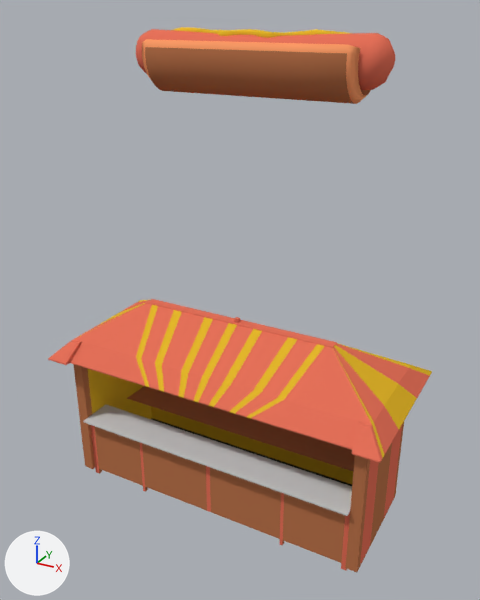
One commit to the Blender file bjm-game/Assets/Models/Hootersbar/hootersbar.blend: the scene before it, then after it.
The view is the same before and after, from a 50 mm camera at (1.95, -3.11, 3.24) aimed at (0.03, 0.37, 1.5). Arrows for +X, +Y and +Z are at lower left; the lights stay in place.

Script lines for the objects in view, before the commit:
```python
ob_cylinder = bpy.data.objects.new('Cylinder', me_cylinder)
ob_cylinder.location = (0.085, 0.459, 3.036)
ob_cylinder.rotation_euler = (1.571, 0.0, 1.571)  # degrees (90, 0, 90)
ob_cylinder.scale = (0.147, 0.147, 0.722)
ob_cylinder_001 = bpy.data.objects.new('Cylinder.001', me_cylinder_001)
ob_cylinder_001.location = (0.085, -0.259, 2.87)
ob_cylinder_001.rotation_euler = (0.0, 1.571, 0.0)  # degrees (0, 90, 0)
ob_cylinder_001.scale = (0.438, 0.438, 0.621)
ob_cylinder_002 = bpy.data.objects.new('Cylinder.002', me_cylinder_002)
ob_cylinder_002.location = (0.349, 0.424, 3.121)
ob_cylinder_002.rotation_euler = (0.0, 1.571, 0.0)  # degrees (0, 90, 0)
ob_cylinder_002.scale = (0.0325, 0.0325, 0.0325)
ob_plane_001 = bpy.data.objects.new('Plane.001', me_plane_001)
ob_plane_001.location = (0.0, 0.382, 0.442)
ob_plane_001.scale = (0.778, 0.232, 1.0)
```
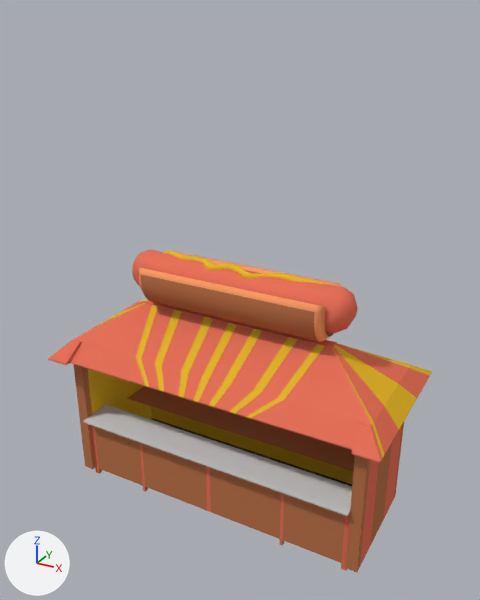
Where the newer file only moved an object's origin or applied its transform, the numbers keep the older frame.

Pixel boxes [x1, y1, x2, y2] of what changed, in the pictures (480 x 600 px):
'Cylinder.001', mesh moved: before [142, 39, 371, 104]; after [138, 252, 342, 342]
'Cylinder', reshaped, moved, turned, rescaled, modifiers changed: before [136, 29, 395, 90]; after [132, 250, 358, 333]
'Cylinder.002', mesh moved: before [173, 27, 350, 38]; after [163, 250, 323, 284]

Patch to the scene script:
```diff
--- a/bjm-game/Assets/Models/Hootersbar/hootersbar.blend.py
+++ b/bjm-game/Assets/Models/Hootersbar/hootersbar.blend.py
@@ me_cylinder_002 @@
 me_cylinder_002.from_pydata(...)  # 330 vertices, 656 faces; spans x -0.5..1.4, y -0.7..3.6, z -27.0..12.4
 # used by ob_cylinder_002; location = (0.349, 0.424, 3.121); rotation_euler = (0.0, 1.571, 0.0), in degrees (0, 90, 0); scale = (0.0325, 0.0325, 0.0325)
+# me_cylinder_002 part 1: the whole mesh is moved by (43.2, -2.8, -2.1)
 me_cylinder_002.materials.append(mat_senf)
@@ me_cylinder_001 @@
 me_cylinder_001.from_pydata(...)  # 336 vertices, 334 faces; spans x -0.47..0.23, y 1.18..2.1, z -1.09..1.08
 # used by ob_cylinder_001; location = (0.085, -0.259, 2.87); rotation_euler = (0.0, 1.571, 0.0), in degrees (0, 90, 0); scale = (0.438, 0.438, 0.621)
+# me_cylinder_001 part 2: the whole mesh is moved by (3.2, -0.21, -0.11)
 me_cylinder_001.materials.append(mat_brooooot)
@@ me_cylinder @@
 # used by ob_cylinder; location = (0.085, 0.459, 3.036); rotation_euler = (1.571, 0.0, 1.571), in degrees (90, 0, 90); scale = (0.147, 0.147, 0.722)
-me_cylinder.from_pydata(...)  # 192 vertices, 161 faces; spans x -1.0..1.0, y -1.53..0.61, z 0.0..1.11
+me_cylinder.from_pydata(...)  # 352 vertices, 322 faces; spans x -0.8..0.8, y -0.15..0.15, z -0.17..0.15
+# me_cylinder part 3: 192 vertices removed from x -1.0..1.0, y -1.53..0.61, z 0.0..1.11; 352 vertices added at x -0.8..0.8, y -0.15..0.15, z -0.17..0.15
 me_cylinder.materials.append(mat_wurst)
@@ ob_cylinder @@
 ob_cylinder = bpy.data.objects.new('Cylinder', me_cylinder)
-ob_cylinder.location = (0.085, 0.459, 3.036)
-ob_cylinder.rotation_euler = (1.571, 0.0, 1.571)  # degrees (90, 0, 90)
-ob_cylinder.scale = (0.147, 0.147, 0.722)
-_m = ob_cylinder.modifiers.new('Mirror', 'MIRROR')
-_m.use_axis = (False, False, True)
+ob_cylinder.location = (0.016, 0.367, 1.577)
```
